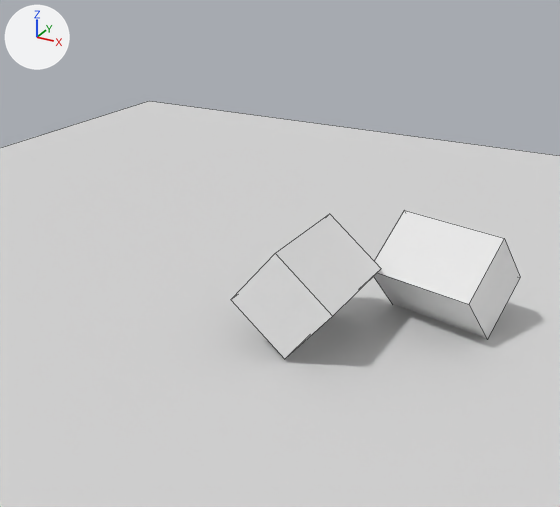
The Blender file art/simple.blend as it was, and as the next commit left it.
Rendered twice from a 50 mm lens placed at (8.05, -15.63, 10.27), pointed at (-0.41, -0.25, 2.58). The lights are fixed; the arrows at upper left show +X, +Y and +Z. Mesh edges are drawn as thin lines.
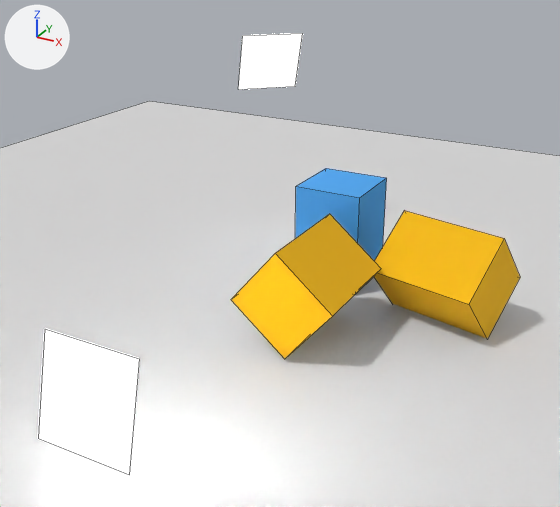
Location of each change, [x1, y1, x2, y2] in pixels of the pictures (560 x 507 px):
'Cube.001', recoloured (white to yellow)
    both: [374, 210, 520, 338]
'Cube', recoloured (white to yellow)
    both: [231, 214, 381, 359]
'Plane', added
    after: [38, 329, 139, 475]
'Cube.002', added (blue)
    after: [295, 168, 387, 294]
'Plane.001', added
    after: [239, 33, 303, 89]

The change, as a list of edits to the scene's bpy script:
```text
Change mat_sphere:
    mat_sphere.base_color: (0.8, 0.8, 0.8) -> (0.8, 0.442, 0.0)  # white #e7e7e7 -> yellow #e7b100
Add mat_light_001:
    mat_light_001 = principled_material('light.001')
    mat_light_001.base_color = (0.8, 0.8, 0.8)  # white #e7e7e7
    mat_light_001.emission_strength = 5.0
Add mat_light:
    mat_light = principled_material('light')
    mat_light.base_color = (0.8, 0.8, 0.8)  # white #e7e7e7
    mat_light.emission_strength = 20.0
Add mat_sphere_001:
    mat_sphere_001 = principled_material('sphere.001')
    mat_sphere_001.base_color = (0.0625, 0.35, 0.8)  # blue #47a0e7
    mat_sphere_001.roughness = 1.0
Add me_plane_002:
    me_plane_002.from_pydata([(-1.0, -1.0, 0.0), (1.0, -1.0, 0.0), (-1.0, 1.0, 0.0), (1.0, 1.0, 0.0)], [], [(0, 1, 3, 2)])
    me_plane_002.materials.append(mat_light_001)  # white #e7e7e7
Add me_plane_001:
    me_plane_001.from_pydata([(-1.0, -1.0, 0.0), (1.0, -1.0, 0.0), (-1.0, 1.0, 0.0), (1.0, 1.0, 0.0)], [], [(0, 1, 3, 2)])
    me_plane_001.materials.append(mat_light)  # white #e7e7e7
Add me_cube_002:
    me_cube_002.from_pydata(...)  # a box spanning x -1.0..1.0, y -1.0..1.0, z -1.0..2.0
    me_cube_002.materials.append(mat_sphere_001)  # its picture is missing
Add ob_plane_001:
    ob_plane_001 = bpy.data.objects.new('Plane.001', me_plane_002)
    ob_plane_001.location = (-4.77, 6.99, 5.78)
    ob_plane_001.rotation_euler = (1.955, 0.0, 0.785)  # degrees (112, 0, 45)
Add ob_plane:
    ob_plane = bpy.data.objects.new('Plane', me_plane_001)
    ob_plane.location = (0.0, -7.68, 2.86)
    ob_plane.rotation_euler = (4.468, 0.0, 0.0)  # degrees (256, 0, 0)
Add ob_cube_002:
    ob_cube_002 = bpy.data.objects.new('Cube.002', me_cube_002)
    ob_cube_002.location = (-0.83, 4.27, 1.05)
```
